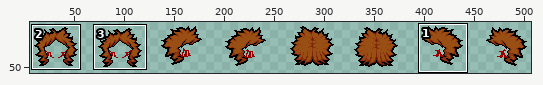
One commit to this sprite sheet: resources/gfx/characters/costumes/character_leahb_hair.png. The first picture is a wide view before the edit; the outline marks the close-up.
Close-up. Earlier state:
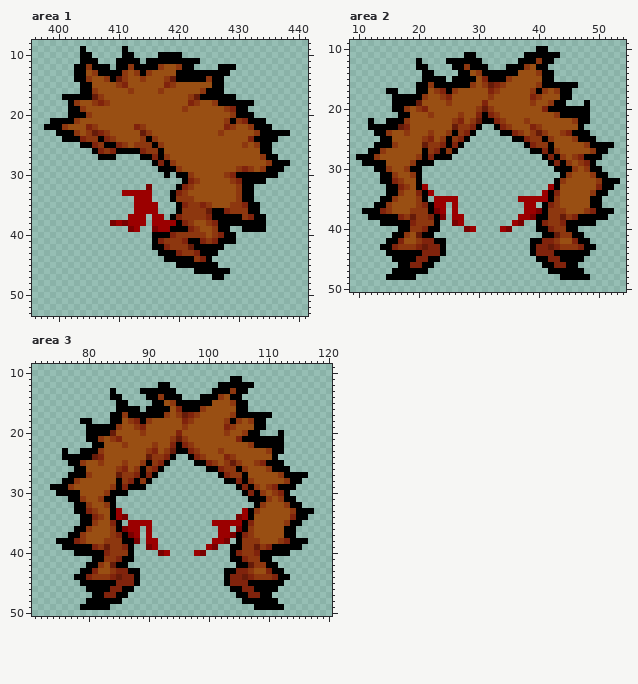
The file is 512x64 pixels. Shown: area 1: x 396..441, y 8..53; area 2: x 9..54, y 9..50; area 3: x 71..120, y 9..50. The old version is drawn lined up with the new one. The wide view leaves out empty margins. The commit also changed other parts of the picture, which this record leaves out.
And afterwards:
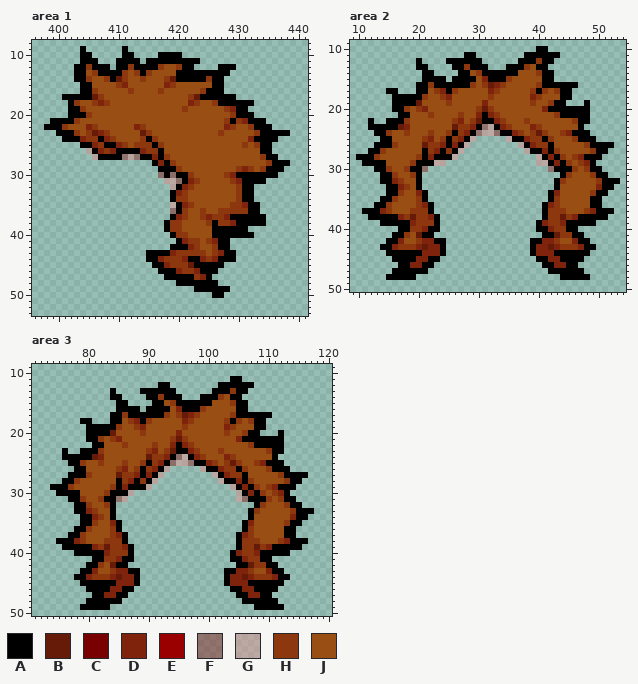
Palette (. is transparent): A #000000  B #661b09  C #790000  D #80230c  E #9b0000  F #8c2e2c83  G #df959383  H #8d370f  J #994f13
Edits made:
drawings rearranged on the sheet (the old picture shows each at its new place)
Changed rows in their new state; - is an unchanged pixel.
Area 1:
first column x 405:
26 G-----------------------------
27 -G---AFGF---------------------
30 ------------F-F---------------
31 -------------GGF--------------
32 ----------.---G---------------
33 ------.....-------------------
34 --------...------J------------
35 --------....--G---JJJ---------
36 --------....--F--JJ-JJHH------
37 -------...-..----JJ--HHD--AA--
38 ----......-..AHHJJ---AHHD-----
39 -------..--..AHHJJJ--A--AA-...
40 -----------...A--JJJ-AA--AAA--
41 -----------....A-HHJ----.-----
42 -----------...AAADHJJH-A------
43 ----------AA--DH--HHJHDAA-----
44 ----------AADHHHD-A-HDAAA-----
45 -----------AADHHHB----A-------
46 ------------AAADHHD---..------
47 -------------AAAAAHDA..-------
48 ---------------AAAAAAA--------
49 ------------------AAAAAA------
50 ---------------------AA-------
Area 2:
first column x 21:
23 ----------FG----------
24 ---------FGGF---------
25 --------G-----G-------
26 -------G--------G-----
27 ------G----------G----
28 -----G-------------G--
29 --GG---------------GG-
30 F--------------------F
33 .--------------------.
34 -.------------------.-
35 --....----------.....-
36 --..-.-----------..---
37 --..-.-----------...--
38 ---.-..---------....--
39 -----..--------..-----
40 -------..----..-------
Area 3:
first column x 85:
24 ----------FG----------
25 ---------FGGF---------
26 --------G-----G-------
27 -------G--------G-----
28 ------G----------G----
29 -----G-------------G--
30 --G-----------------G-
31 FG------------------GF
33 .--------------------.
34 ..------------------..
35 --....----------.....-
36 -...-.-----------..-.-
37 --..-.-----------...--
38 --..-..---------...---
39 -----..--------..--.--
40 -------..----..-------
Pixel boxes of the changes (left, top, right, bottom) in both close-ups:
added: (86, 148, 140, 160)
changed: (110, 172, 266, 298)
changed: (422, 124, 554, 232)
changed: (116, 454, 248, 556)
